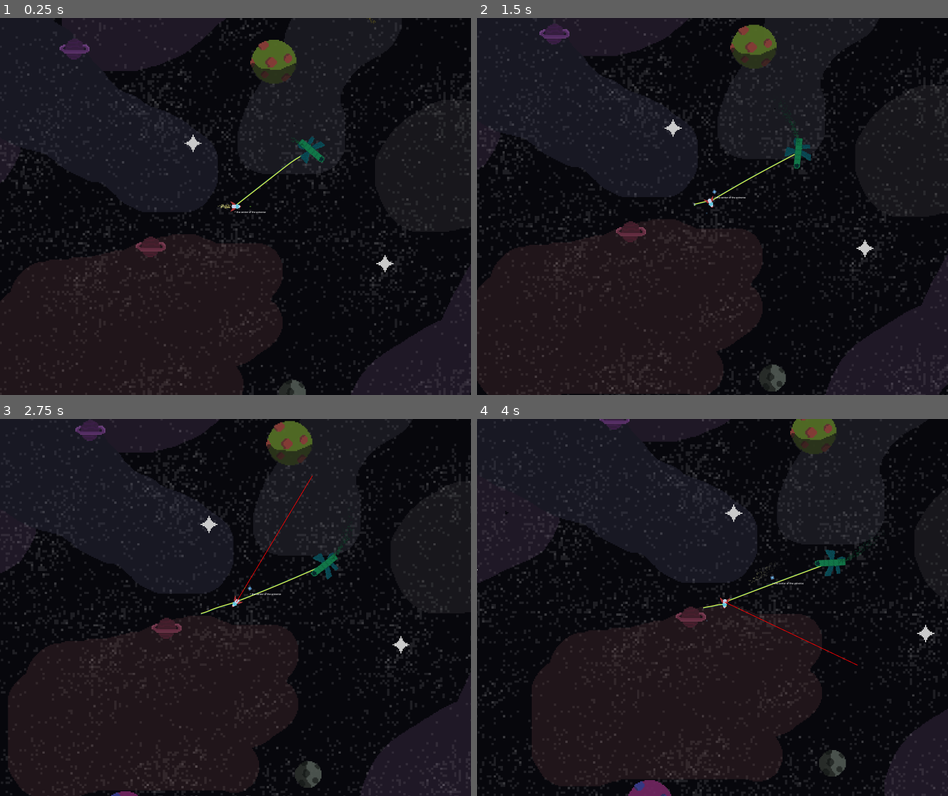
Above: before the commit, frames 1-4 (two rows, left to right).
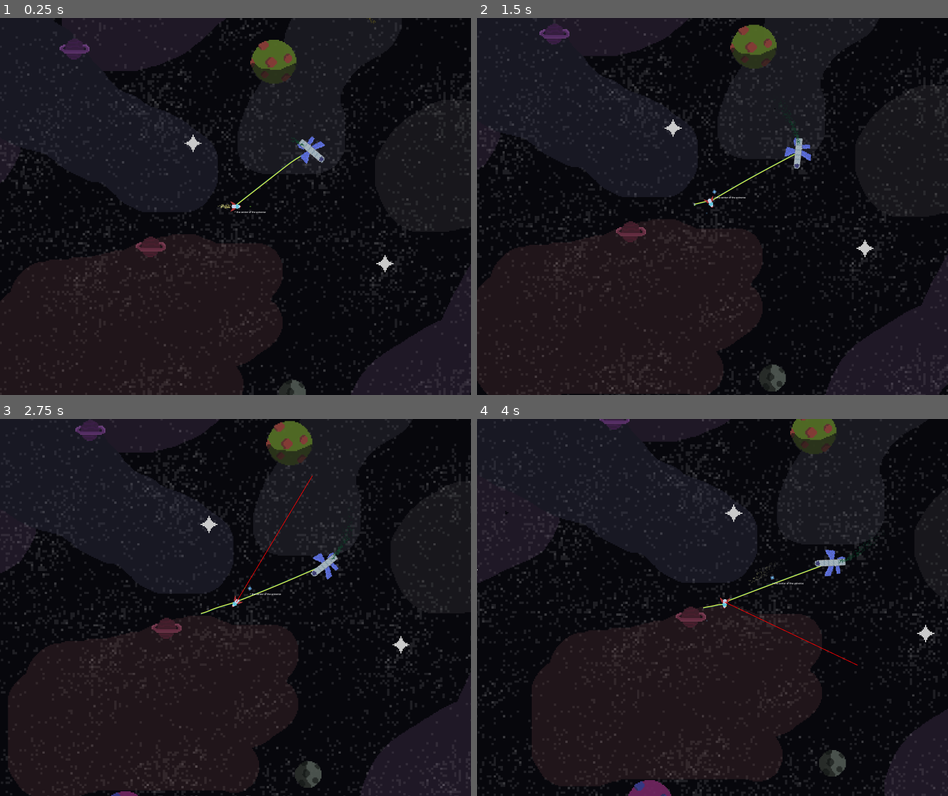
Above: after the commit, the same moments.

Repository: Bromeon/LudumDare54
Game: Godot game, scene res://Scenes/Main/Main.tscn
Same seed, same stepped clock (60 frames per second), same inputs: the game is played once before the commit and once after it. The engine's default icon, where the game draws it, is replaced by a stand-in: a white triangle on a blue panel in a dark square.
Inputs (mouse positions are in pixels of both pictures, inside the frame that each line leads up to):
- Up to frame 1 (0.25 s): no input
- Up to frame 2 (1.5 s): move the mouse to (816, 187) at 0.52 s; hold D (Right) 0.53-1.28 s; hold Right mouse button (ShootLaser) 0.53-1.28 s; move the mouse to (618, 225) at 1.27 s; hold Ctrl (Brake) from 1.28 s (still down); tap Space (ShootTether) at 1.35 s
- Up to frame 3 (2.75 s): move the mouse to (282, 524) at 2.02 s; release Ctrl (Brake) at 2.03 s; hold D (Right) from 2.03 s (still down); hold Right mouse button (ShootLaser) from 2.03 s (still down)
- Up to frame 4 (4 s): move the mouse to (688, 682) at 2.77 s; release D (Right) at 2.78 s; release Right mouse button (ShootLaser) at 2.78 s; hold W (Up) 2.78-3.53 s; tap Space (ShootTether) at 2.85 s; move the mouse to (853, 664) at 3.52 s; hold A (Left) from 3.53 s (still down); hold Right mouse button (ShootLaser) from 3.53 s (still down)

The runs differ from the first frame. In frame 1, 0.2% of the frame differs, in the area x 63-69%, y 31-39%; in frame 2, 0.2%, in the area x 65-71%, y 31-41%; in frame 3, 0.2%; in frame 4, 0.2%.

Commit message:
Configurable hue for spaceships

Diff:
--- a/Scenes/SupplyShip/SupplyShip.gd
+++ b/Scenes/SupplyShip/SupplyShip.gd
@@ -3,6 +3,7 @@
 #class_name SupplyShip
 
 @export var color: Color
+@export var hue: float = 0.0
 @export var effect_radius: float
 @export var speed: float
 
@@ -16,7 +17,7 @@
 
 	$PathFollow2D/Area2D/CollisionShape2D.shape = circle
 
-
+	get_node("%Ship/%Sprite").material.set_shader_parameter("hue", hue)
 	graphics.modulate = color
 	var global_tr = self.global_transform
 
--- a/Scenes/SupplyShip/SupplyShip.tscn
+++ b/Scenes/SupplyShip/SupplyShip.tscn
@@ -1,13 +1,16 @@
-[gd_scene load_steps=5 format=3 uid="uid://bk47qpmiqsfv5"]
+[gd_scene load_steps=6 format=3 uid="uid://bk47qpmiqsfv5"]
 
 [ext_resource type="Script" path="res://Scenes/SupplyShip/SupplyShip.gd" id="1_7gxqe"]
 [ext_resource type="PackedScene" uid="uid://ci31wbu1otvju" path="res://Scenes/SupplyShip/SupplyShipSprite.tscn" id="2_hmuw6"]
 [ext_resource type="PackedScene" uid="uid://du272ta22heks" path="res://Scenes/Particles/FuelExhaust.tscn" id="3_8nn3u"]
 
+[sub_resource type="Curve2D" id="Curve2D_ntjy4"]
+
 [sub_resource type="CircleShape2D" id="CircleShape2D_tfatm"]
 radius = 100.0
 
 [node name="SupplyShip" type="Path2D"]
+curve = SubResource("Curve2D_ntjy4")
 script = ExtResource("1_7gxqe")
 
 [node name="PathFollow2D" type="PathFollow2D" parent="."]
--- /dev/null
+++ b/Scenes/SupplyShip/SupplyShipSprite.gdshader
@@ -0,0 +1,31 @@
+// This shader recolors by changing its hue value.
+shader_type canvas_item;
+
+uniform float hue = 0.0;
+
+vec3 rgb2hsv(vec3 c) {
+    vec4 K = vec4(0.0, -1.0 / 3.0, 2.0 / 3.0, -1.0);
+    vec4 p = mix(vec4(c.bg, K.wz), vec4(c.gb, K.xy), step(c.b, c.g));
+    vec4 q = mix(vec4(p.xyw, c.r), vec4(c.r, p.yzx), step(p.x, c.r));
+
+    float d = q.x - min(q.w, q.y);
+    float e = 1.0e-10;
+    return vec3(abs(q.z + (q.w - q.y) / (6.0 * d + e)), d / (q.x + e), q.x);
+}
+
+
+vec3 hsv2rgb(vec3 c) {
+    vec4 K = vec4(1.0, 2.0 / 3.0, 1.0 / 3.0, 3.0);
+    vec3 p = abs(fract(c.xxx + K.xyz) * 6.0 - K.www);
+    return c.z * mix(K.xxx, clamp(p - K.xxx, 0.0, 1.0), c.y);
+}
+
+void fragment() {
+	vec4 tex = texture(TEXTURE, UV);
+
+	vec3 hsv = rgb2hsv(tex.rgb);
+	hsv.x += hue;
+	tex.rgb = hsv2rgb(hsv);
+
+	COLOR = tex;
+}
--- a/Scenes/SupplyShip/SupplyShipSprite.tscn
+++ b/Scenes/SupplyShip/SupplyShipSprite.tscn
@@ -1,6 +1,11 @@
-[gd_scene load_steps=5 format=3 uid="uid://ci31wbu1otvju"]
+[gd_scene load_steps=7 format=3 uid="uid://ci31wbu1otvju"]
 
 [ext_resource type="Texture2D" uid="uid://qog02k4u68l7" path="res://Assets/Sprites/Station_V1.png" id="1_iqk0l"]
+[ext_resource type="Shader" path="res://Scenes/SupplyShip/SupplyShipSprite.gdshader" id="1_owvj0"]
+
+[sub_resource type="ShaderMaterial" id="ShaderMaterial_ktr5l"]
+shader = ExtResource("1_owvj0")
+shader_parameter/hue = 0.0
 
 [sub_resource type="RectangleShape2D" id="RectangleShape2D_gfknw"]
 size = Vector2(59.0004, 212)
@@ -14,8 +19,10 @@
 [node name="Ship" type="Node2D"]
 rotation = 1.5708
 
-[node name="StationV1" type="Sprite2D" parent="."]
+[node name="Sprite" type="Sprite2D" parent="."]
+unique_name_in_owner = true
 texture_filter = 1
+material = SubResource("ShaderMaterial_ktr5l")
 rotation = 2.39285
 scale = Vector2(6, 6)
 texture = ExtResource("1_iqk0l")
